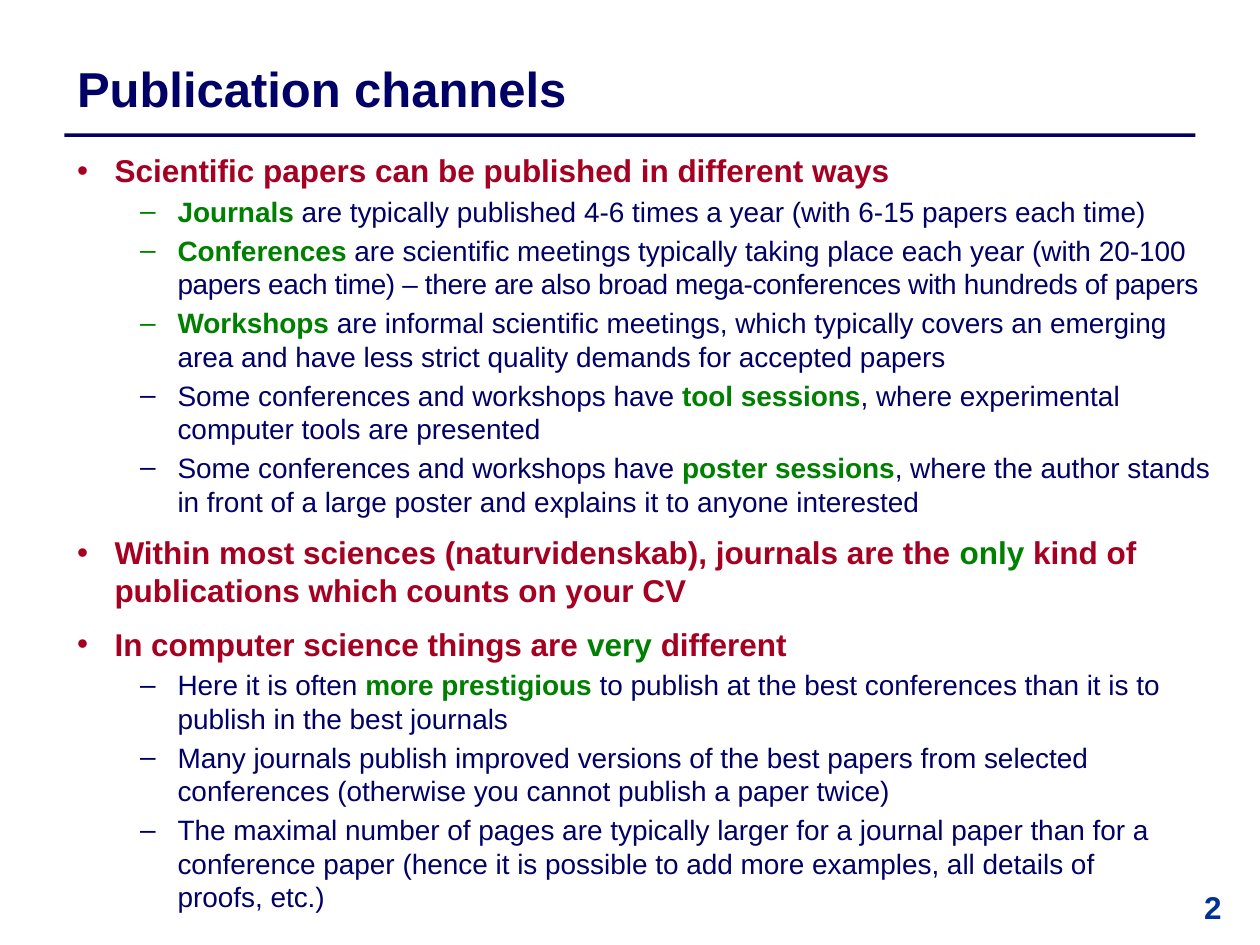
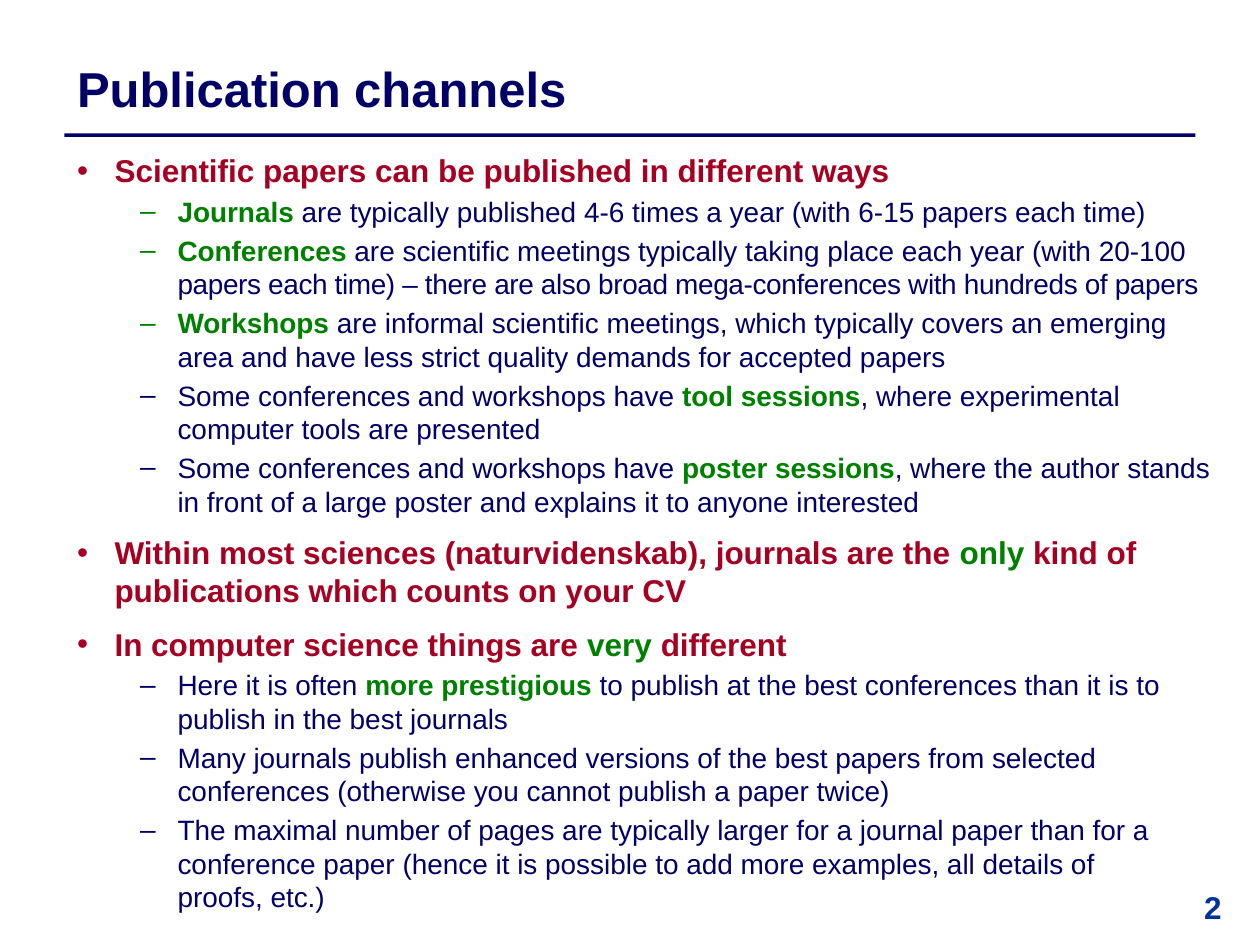
Before and after one commit to IntProgAU/Materiale, a slide deck: slide 2 of web/b24/3 Publication Traditions.pptx. Drawn at 1260x945 pixels with LibreOffice and Linux fonts; fonts in the diff are those of the drawing. Boxes give left, top, right and bottom in pixels: in the first picture for what was removed or moved away, otherwise in the second. Text is boxed around its words. In the diff, an @@ line names an element or a change of style, - is before the commit and + after.

```diff
--- a/web/b24/3 Publication Traditions.pptx
+++ b/web/b24/3 Publication Traditions.pptx
@@ text at bbox=[178, 747, 1096, 807]: text changed @@
-  – Many journals publish improved versions of the best papers from selected conferences (otherwise you cannot publish a paper twice)
+  – Many journals publish enhanced versions of the best papers from selected conferences (otherwise you cannot publish a paper twice)
```
Also in this commit, not shown: 4 other slides changed.
